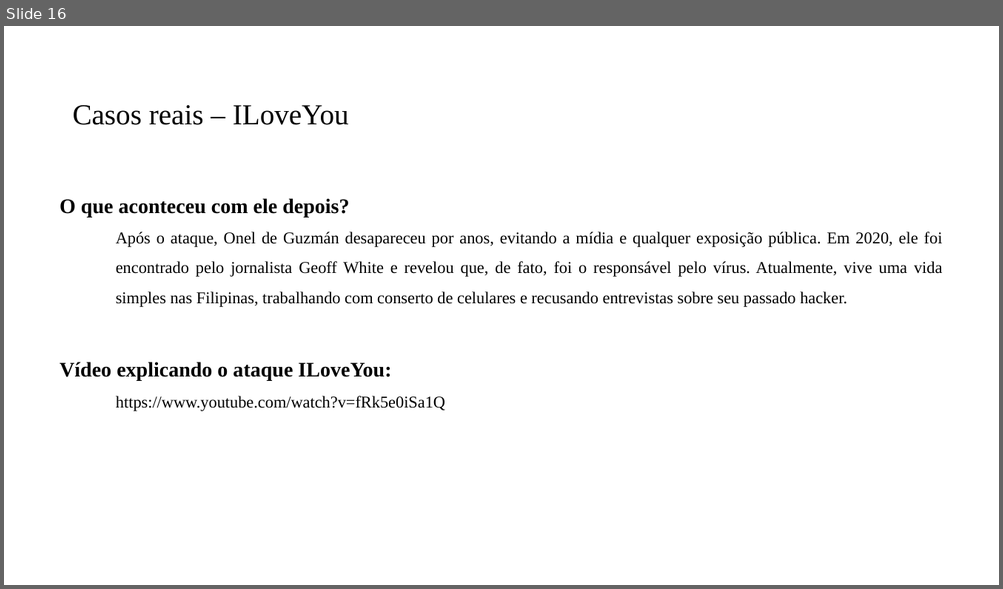
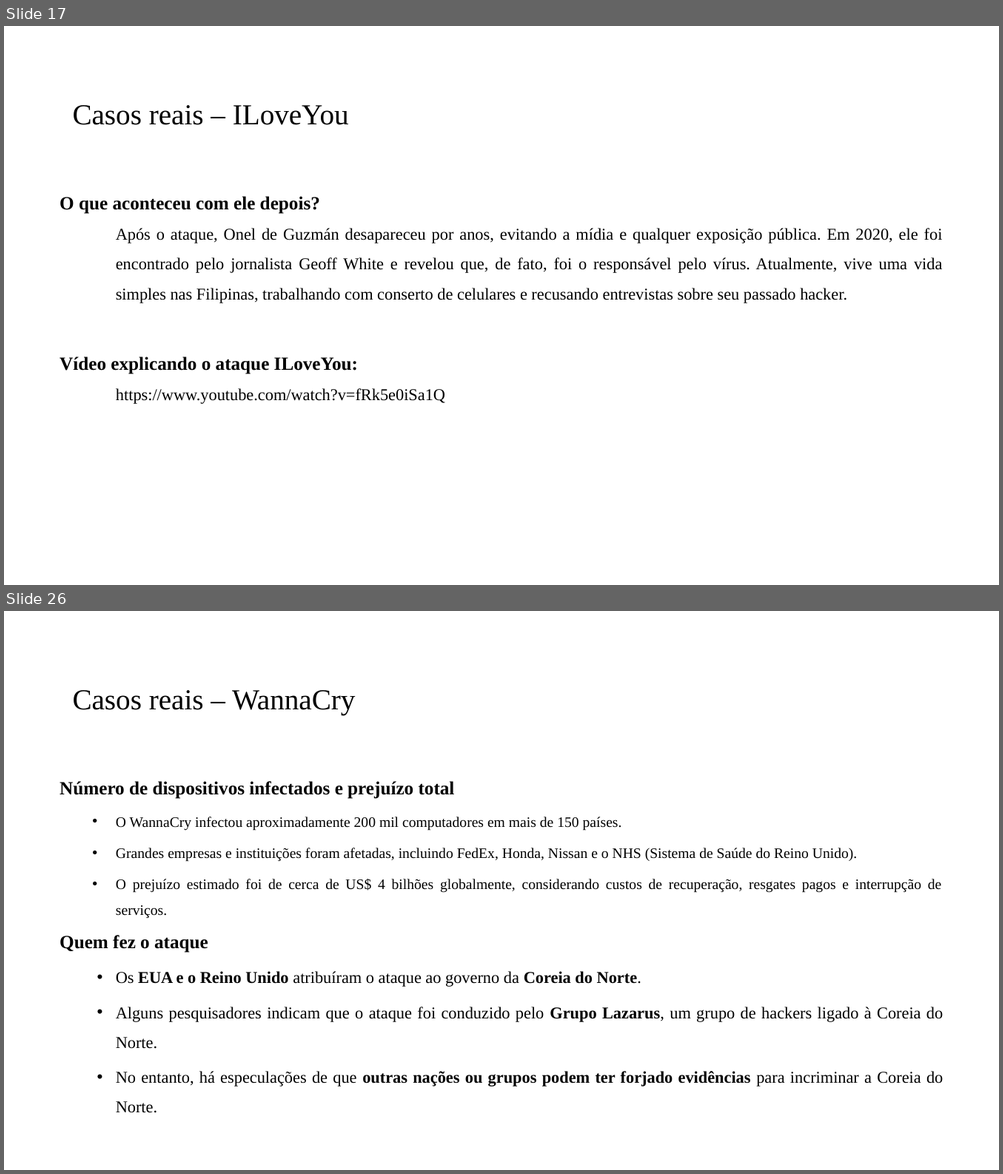
Before and after one commit to PedroMiho/UMC, a slide deck: Segurança da Informação/Aula 02 - Ameaças Ciberneticas/Ameaças Ciberneticas.pptx. Shown one above the other, each under a label of ours: slide 16 before the commit, slides 17 and 26 after it; the slides between them are not shown. The pictures are 1003x589 and 1003x1174 pixels, drawn with LibreOffice and Linux fonts; fonts in the diff are those of the drawing; background and template pictures are left out. Boxes give left, top, right and bottom in pixels: in the first picture for what was removed or moved away, otherwise in the second. Text is boxed around its words. In the diff, an @@ line names an element or a change of style, - is before the commit and + after.

```diff
--- a/Segurança da Informação/Aula 02 - Ameaças Ciberneticas/Ameaças Ciberneticas.pptx
+++ b/Segurança da Informação/Aula 02 - Ameaças Ciberneticas/Ameaças Ciberneticas.pptx
@@ slide 26 added at box(4, 611, 999, 1170), background #FFFFFF @@
@@ title added at box(73, 690, 355, 715), 28 pt, text #000000 @@
+Casos reais – WannaCry
@@ text added at box(60, 781, 942, 1113), 14 pt, text #000000 @@
+  Número de dispositivos infectados e prejuízo total
+    • O WannaCry infectou aproximadamente 200 mil computadores em mais de 150 países.
+    • Grandes empresas e instituições foram afetadas, incluindo FedEx, Honda, Nissan e o NHS (Sistema de Saúde do Reino Unido).
+    • O prejuízo estimado foi de cerca de US$ 4 bilhões globalmente, considerando custos de recuperação, resgates pagos e interrupção de serviços.
+Quem fez o ataque
+  • Os EUA e o Reino Unido atribuíram o ataque ao governo da Coreia do Norte.
+  • Alguns pesquisadores indicam que o ataque foi conduzido pelo Grupo Lazarus, um grupo de hackers ligado à Coreia do Norte.
+  • No entanto, há especulações de que outras nações ou grupos podem ter forjado evidências para incriminar a Coreia do Norte.
@@ what was slide 16 is now slide 17 @@
@@ slide 17 changed as well @@
@@ text at box(60, 196, 358, 375): size 20 to 18 pt in "O que aconteceu com ele depois?", "Vídeo explicando o ataque ILoveYou:" @@
```
Also in this commit, not shown: 5 other slides changed, 10 other slides added, 15 other files.
